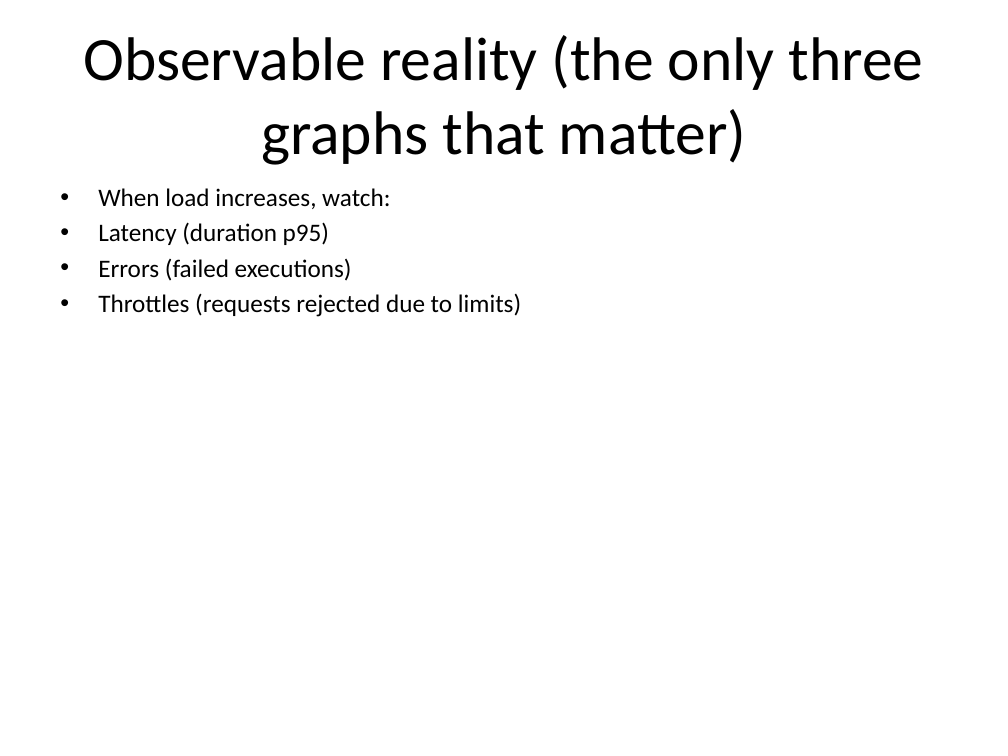
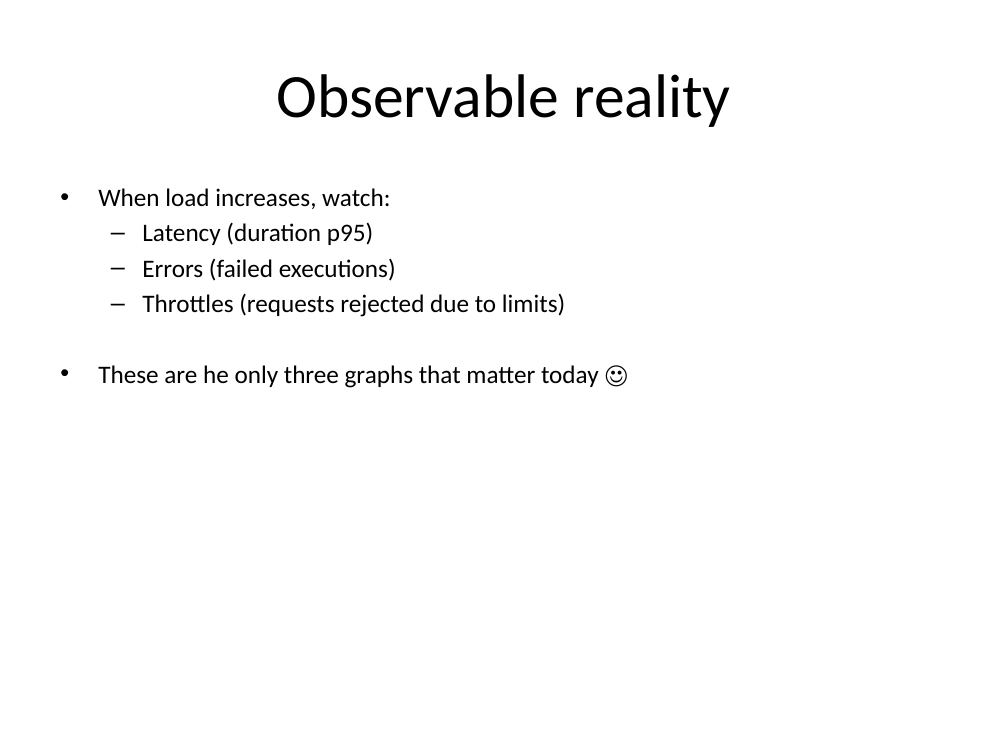
Before and after one commit to Corndel/AI6-5W, a slide deck: slide 8 of slides/morning_deck_scale_or_fail.pptx. Drawn at 1008x756 pixels with LibreOffice and Linux fonts; fonts in the diff are those of the drawing. Boxes give left, top, right and bottom in pixels: in the first picture for what was removed or moved away, otherwise in the second. Text is boxed around its words. In the diff, an @@ line names an element or a change of style, - is before the commit and + after.

```diff
--- a/slides/morning_deck_scale_or_fail.pptx
+++ b/slides/morning_deck_scale_or_fail.pptx
@@ title at bbox=[276, 74, 730, 127]: text changed @@
-Observable reality (the only three graphs that matter)
+Observable reality
@@ text at bbox=[142, 222, 565, 317]: bullet • to –; list level 1 to 2 in "Latency (duration p95)"; list level 1 to 2 in "Errors (failed executions)"; list level 1 to 2 in "Throttles (requests rejected due to ..." @@
@@ text at bbox=[98, 365, 599, 388]: paragraph added @@
+• These are he only three graphs that matter today ☺
```
Also in this commit, not shown: 15 other slides changed, 1 slide added, 1 other file.
